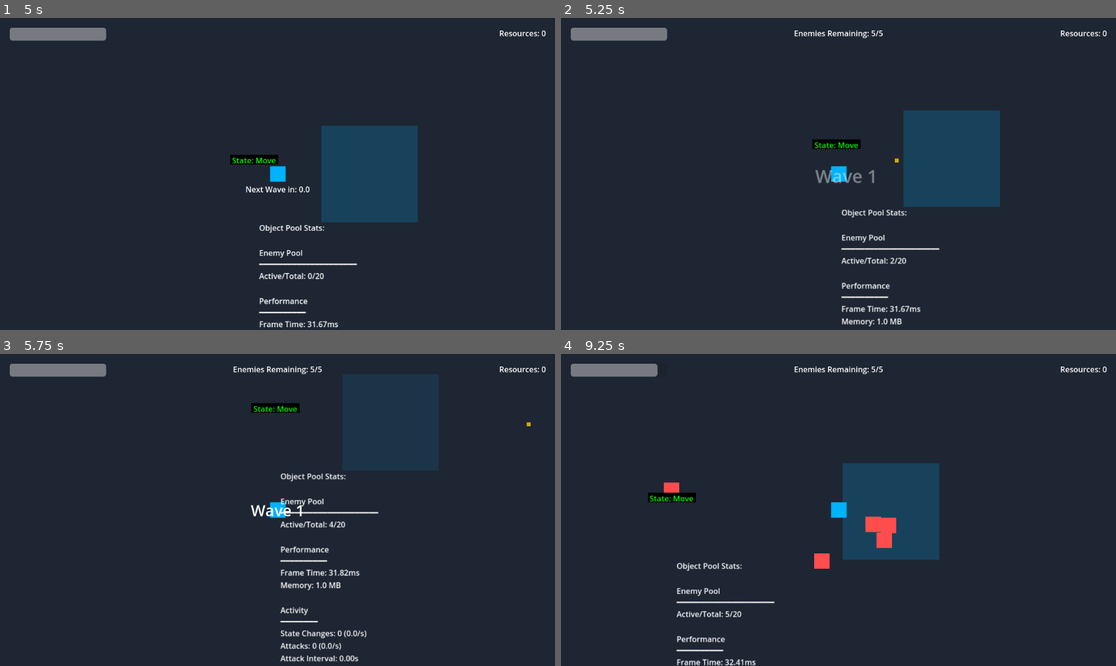
Above: before the commit, frames 1-4 (two rows, left to right).
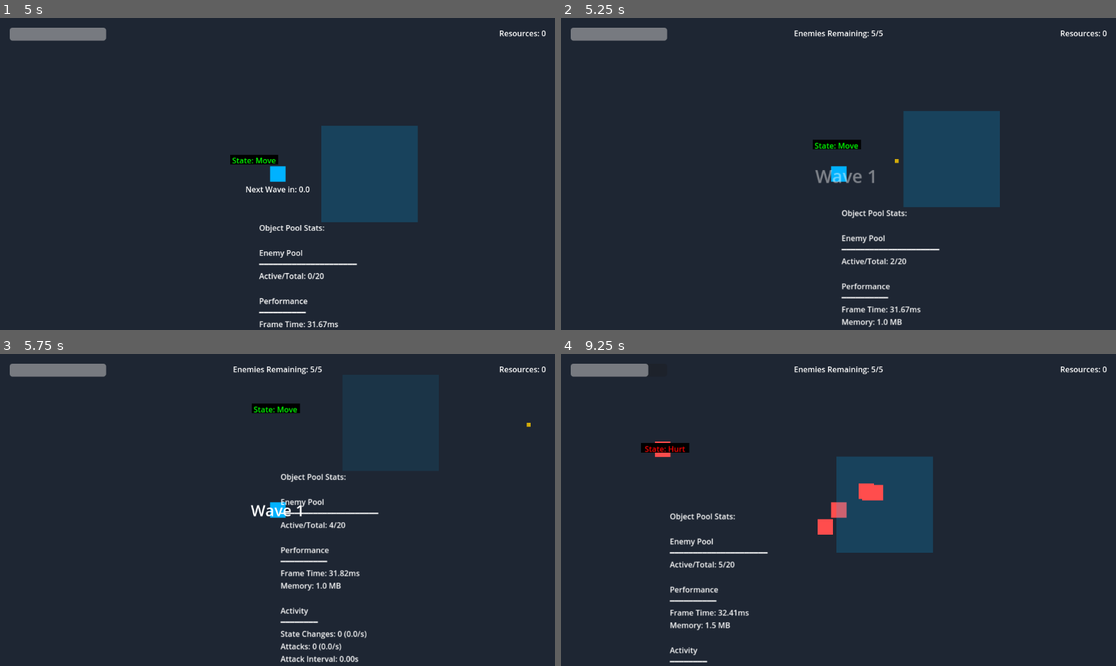
Above: after the commit, the same moments.

Repository: brian-cook/czgame
Game: Godot game, scene res://src/scenes/test/test_game.tscn
Same seed, same stepped clock (60 frames per second), same inputs: the game is played once before the commit and once after it.
Inputs (mouse positions are in pixels of both pictures, inside the frame that each line leads up to):
- Up to frame 1 (5 s): move the mouse to (399, 158) at 0.52 s; hold D (move_right) 0.53-1.28 s; click (399, 158) at 0.6 s; move the mouse to (166, 189) at 1.27 s; hold S (move_down) 1.28-2.03 s; tap Space (place_zone) at 1.35, 2.85, 4.35 s; move the mouse to (333, 105) at 2.02 s; hold D (move_right) 2.03-2.78 s; click (333, 105) at 2.1 s; move the mouse to (249, 236) at 2.77 s; hold W (move_up) 2.78-3.53 s; click (249, 236) at 2.92 s; move the mouse to (444, 220) at 3.52 s; hold A (move_left) from 3.53 s (still down); click (444, 220) at 3.6 s; move the mouse to (111, 127) at 4.27 s
- Up to frame 2 (5.25 s): move the mouse to (866, 174) at 5.02 s; release A (move_left) at 5.03 s; hold S (move_down) from 5.03 s (still down); click (866, 174) at 5.1 s
- Up to frame 3 (5.75 s): keep holding S (move_down)
- Up to frame 4 (9.25 s): move the mouse to (755, 432) at 5.77 s; release S (move_down) at 5.78 s; hold D (move_right) 5.78-6.53 s; tap Space (place_zone) at 5.85, 7.35, 8.85 s; move the mouse to (960, 494) at 6.52 s; hold W (move_up) 6.53-7.28 s; click (960, 494) at 6.6 s; move the mouse to (727, 525) at 7.27 s; hold D (move_right) 7.28-8.03 s; click (727, 525) at 7.42 s; move the mouse to (894, 441) at 8.02 s; hold S (move_down) 8.03-8.78 s; click (894, 441) at 8.1 s; move the mouse to (810, 572) at 8.77 s; hold A (move_left) from 8.78 s (still down)

Frame 1 is identical in both runs. In frame 2, 1.0% of the frame differs, in the area x 45-80%, y 29-100%; in frame 3, 1.5%; in frame 4, 4.8%, in the area x 14-69%, y 3-100%.

Commit message:
enemy dmg wave and tracking

Diff:
--- a/src/scenes/enemies/basic_enemy.tscn
+++ b/src/scenes/enemies/basic_enemy.tscn
@@ -13,7 +13,7 @@
 radius = 20.0
 
 [node name="BasicEnemy" type="CharacterBody2D"]
-collision_layer = 4
+collision_layer = 8
 collision_mask = 7
 script = ExtResource("1_enemy")
 
@@ -39,12 +39,12 @@
 offset_bottom = 16.0
 color = Color(1, 0.3, 0.3, 1)
 
-[node name="Hitbox" type="Area2D" parent="."]
-collision_layer = 4
-collision_mask = 2
+[node name="Hurtbox" type="Area2D" parent="."]
+collision_layer = 8
+collision_mask = 4
 
-[node name="CollisionShape2D" type="CollisionShape2D" parent="Hitbox"]
+[node name="CollisionShape2D" type="CollisionShape2D" parent="Hurtbox"]
 shape = SubResource("CircleShape2D_2")
 debug_color = Color(0.701961, 0, 0, 0.419608)
 
-[connection signal="area_entered" from="Hitbox" to="." method="_on_hitbox_area_entered"]
+[connection signal="area_entered" from="Hurtbox" to="." method="_on_hurtbox_area_entered"]
--- a/src/scenes/projectiles/projectile.tscn
+++ b/src/scenes/projectiles/projectile.tscn
@@ -8,7 +8,7 @@
 [node name="Projectile" type="Area2D"]
 z_index = 1
 collision_layer = 4  # Layer 3 for projectiles
-collision_mask = 8   # Layer 4 for enemies
+collision_mask = 8   # Layer 4 for enemies (updated)
 monitoring = true
 monitorable = true
 script = ExtResource("1_projectile")
--- a/src/scripts/enemies/basic_enemy.gd
+++ b/src/scripts/enemies/basic_enemy.gd
@@ -54,9 +54,18 @@
 	print("Enemy died")
 	enemy_died.emit()
 
-	# Return to pool instead of queue_free
+	# Use call_deferred for all physics-related cleanup
+	call_deferred("_handle_death")
+
+func _handle_death() -> void:
+	# These will be handled by the object pool manager
 	process_mode = Node.PROCESS_MODE_DISABLED
 	hide()
+
+	# Disable collision shapes
+	for child in get_children():
+		if child is CollisionShape2D or child is CollisionPolygon2D:
+			child.call_deferred("set_disabled", true)
 
 func attack() -> void:
 	if _target and _target.has_method("take_damage"):
@@ -106,11 +115,21 @@
 	# Clear target reference
 	_target = null
 
-	# Disconnect all signals
-	var connections = enemy_died.get_connections()
-	for conn in connections:
-		enemy_died.disconnect(conn.callable)
+	# Disconnect all signals safely
+	for connection in enemy_died.get_connections():
+		enemy_died.disconnect(connection.callable)
+	for connection in health_changed.get_connections():
+		health_changed.disconnect(connection.callable)
 
-	connections = health_changed.get_connections()
-	for conn in connections:
-		health_changed.disconnect(conn.callable)
+	# Reset collision state
+	process_mode = Node.PROCESS_MODE_DISABLED
+	hide()
+
+func _on_hurtbox_area_entered(area: Area2D) -> void:
+	# Cast the area to ProjectileBase first
+	var projectile := area as ProjectileBase
+	if projectile:  # Check if cast was successful
+		if projectile._source != self:  # Use _source instead of source
+			var knockback_direction = (global_position - projectile.global_position).normalized()
+			take_damage(projectile.damage, knockback_direction)
+			print("Enemy hit by projectile! Damage: ", projectile.damage)
--- a/src/scripts/managers/enemy_spawn_manager.gd
+++ b/src/scripts/managers/enemy_spawn_manager.gd
@@ -26,6 +26,7 @@
 var _spawn_timer: Timer
 var _stagger_timer: Timer
 var _total_enemies: int = 0
+var _active_enemies: Array[BasicEnemy] = []
 
 func initialize(object_pool: ObjectPoolManager, player: Node2D, wave_indicator: WaveIndicator = null) -> void:
 	_object_pool = object_pool
@@ -75,45 +76,94 @@
 	_total_enemies = enemy_count
 	_wave_in_progress = true
 
+	# Reset active enemies tracking
+	_active_enemies.clear()
+
 	if _wave_indicator:
 		_wave_indicator.update_progress(_enemies_remaining, _total_enemies)
 
-	for i in enemy_count:
-		_spawn_enemy()
-		_stagger_timer.start(0.2)  # Stagger spawns
-		await _stagger_timer.timeout
+	# Start spawning enemies
+	_spawn_next_enemy(enemy_count)
 
-func _spawn_enemy() -> void:
+	# Force pool stats sync after wave starts
+	if _object_pool:
+		_object_pool.call_deferred("_sync_pool_stats", "enemy")
+
+func _spawn_next_enemy(remaining: int) -> void:
+	if remaining <= 0:
+		return
+
+	var enemy = _spawn_enemy()
+	if enemy:
+		_active_enemies.append(enemy)
+
+	# Start timer for next enemy
+	_stagger_timer.start(0.2)  # Stagger spawns
+	_stagger_timer.timeout.connect(
+		func():
+			_spawn_next_enemy(remaining - 1)
+			# Sync stats after each spawn
+			if _object_pool:
+				_object_pool.call_deferred("_sync_pool_stats", "enemy"),
+		CONNECT_ONE_SHOT
+	)
+
+func _spawn_enemy() -> BasicEnemy:
 	if not _object_pool or not _player:
 		push_error("Spawn manager not properly initialized!")
-		return
+		return null
 
 	var enemy = _object_pool.get_object("enemy") as BasicEnemy
 	if enemy:
 		var spawn_pos = _get_spawn_position()
 
+		# Disconnect any existing connections first
+		for connection in enemy.enemy_died.get_connections():
+			enemy.enemy_died.disconnect(connection.callable)
+
 		# Apply wave-based scaling
 		_apply_wave_scaling(enemy)
 
 		enemy.initialize(spawn_pos)
-		enemy.enemy_died.connect(_on_enemy_died)
+		enemy.enemy_died.connect(_on_enemy_died.bind(enemy))
+		return enemy
 
-func _on_enemy_died() -> void:
-	_enemies_remaining -= 1
+	return null
+
+func _on_enemy_died(enemy: Node) -> void:
+	_enemies_remaining = max(0, _enemies_remaining - 1)
+	_active_enemies.erase(enemy)
+
+	# Return enemy to pool using call_deferred
+	if _object_pool and enemy:
+		call_deferred("_return_enemy_to_pool", enemy)
 
 	if _wave_indicator:
 		_wave_indicator.update_progress(_enemies_remaining, _total_enemies)
 
-	if _enemies_remaining <= 0:
+	print("Enemy died. Remaining: ", _enemies_remaining, " Active: ", _active_enemies.size())
+
+	# Only complete wave when all enemies are actually dead
+	if _enemies_remaining <= 0 and _active_enemies.is_empty():
+		print("Wave complete! Starting next wave after delay...")
 		_wave_in_progress = false
 		wave_completed.emit(_current_wave)
 		if _wave_indicator:
 			_wave_indicator.hide_progress()
 			_wave_indicator.show_wave_complete(_current_wave)
 
-		# Start next wave after delay
-		_spawn_timer.start(_wave_delay)
-		_spawn_timer.timeout.connect(start_next_wave, CONNECT_ONE_SHOT)
+		# Add a delay before starting next wave
+		get_tree().create_timer(_wave_delay).timeout.connect(
+			func():
+				print("Starting next wave...")
+				start_next_wave(),
+			CONNECT_ONE_SHOT
+		)
+
+# Add this helper function
+func _return_enemy_to_pool(enemy: Node) -> void:
+	if _object_pool:
+		_object_pool.return_object(enemy, "enemy")
 
 func _get_spawn_position() -> Vector2:
 	if not _player:
@@ -126,3 +176,16 @@
 	enemy.max_health += health_increase_per_wave * (_current_wave - 1)
 	enemy.damage += damage_increase_per_wave * (_current_wave - 1)
 	enemy.speed += speed_increase_per_wave * (_current_wave - 1)
+
+func _process(_delta: float) -> void:
+	# Verify pool stats periodically
+	if _object_pool and Engine.get_physics_frames() % 60 == 0:  # Check every second
+		var active_enemies = get_tree().get_nodes_in_group("enemies").filter(
+			func(e): return e.process_mode == Node.PROCESS_MODE_INHERIT
+		).size()
+
+		# Update pool stats if they don't match
+		var pool_stats = _object_pool._pool_stats.get("enemy", {})
+		if pool_stats and pool_stats.active != active_enemies:
+			pool_stats.active = active_enemies
+			print("Corrected enemy pool stats - Active count: ", active_enemies)
--- a/src/scripts/managers/object_pool_manager.gd
+++ b/src/scripts/managers/object_pool_manager.gd
@@ -153,13 +153,14 @@
 	for obj in pool:
 		if obj.process_mode == Node.PROCESS_MODE_DISABLED:
 			print("Found inactive object in pool:", pool_name)
-			if POOL_CONFIG[pool_name].batch_processing:
-				_activation_queue.append({"object": obj, "stats": stats})
-				obj.process_mode = Node.PROCESS_MODE_INHERIT
-				return obj
-			else:
-				_activate_object_internal(obj, stats)
-				return obj
+
+			# Update stats before activating
+			stats.active += 1
+			stats.peak_usage = max(stats.peak_usage, stats.active)
+
+			obj.process_mode = Node.PROCESS_MODE_INHERIT
+			_activate_object_internal(obj, stats)
+			return obj
 
 	print("No inactive objects found in pool:", pool_name)
 	# If no inactive objects, try to expand pool
@@ -208,11 +209,25 @@
 		push_error("Invalid object return to pool: " + pool_name)
 		return
 
-	if POOL_CONFIG[pool_name].batch_processing:
-		_deactivation_queue.append({"object": obj, "pool_name": pool_name})
-		obj.process_mode = Node.PROCESS_MODE_DISABLED  # Immediately disable processing
+	var stats = _pool_stats[pool_name]
+
+	# Update stats first
+	stats.active = max(0, stats.active - 1)
+
+	# Use call_deferred to avoid physics callback issues
+	if obj is CollisionObject2D:
+		obj.call_deferred("set_process_mode", Node.PROCESS_MODE_DISABLED)
+		obj.call_deferred("hide")
 	else:
-		_deactivate_object_internal(obj, pool_name)
+		obj.process_mode = Node.PROCESS_MODE_DISABLED
+		obj.hide()
+
+	# Reset object state
+	if obj.has_method("reset"):
+		obj.call_deferred("reset")
+
+	# Sync stats after object return
+	call_deferred("_sync_pool_stats", pool_name)
 
 func _deactivate_object_internal(obj: Node, pool_name: String) -> void:
 	var stats = _pool_stats[pool_name]
@@ -642,3 +657,44 @@
 
 		if (Time.get_ticks_usec() - start_time) > max_process_time:
 			break
+
+# Add this function to help debug pool stats
+func _debug_pool_stats(pool_name: String) -> void:
+	var stats = _pool_stats[pool_name]
+	var active_count = 0
+	var pool = _pools[pool_name]
+
+	# Count actual active objects
+	for obj in pool:
+		if obj.process_mode == Node.PROCESS_MODE_INHERIT:
+			active_count += 1
+
+	print("Pool Stats for %s:" % pool_name)
+	print("- Recorded active: ", stats.active)
+	print("- Actual active: ", active_count)
+	print("- Total: ", stats.total)
+
+	# Auto-correct if needed
+	if active_count != stats.active:
+		print("Correcting active count from %d to %d" % [stats.active, active_count])
+		stats.active = active_count
+
+# Add this function to sync pool stats
+func _sync_pool_stats(pool_name: String) -> void:
+	if not _pools.has(pool_name):
+		return
+
+	var stats = _pool_stats[pool_name]
+	var pool = _pools[pool_name]
+	var active_count = 0
+
+	# Count actual active objects
+	for obj in pool:
+		if obj.process_mode == Node.PROCESS_MODE_INHERIT:
+			active_count += 1
+
+	# Update stats if they don't match
+	if stats.active != active_count:
+		print("Syncing %s pool stats - Active: %d -> %d" % [pool_name, stats.active, active_count])
+		stats.active = active_count
+		stats.peak_usage = max(stats.peak_usage, active_count)
--- a/src/scripts/weapons/projectile_base.gd
+++ b/src/scripts/weapons/projectile_base.gd
@@ -106,26 +106,26 @@
     if not _initialized or not area or not area.owner:
         return
 
-    if area.owner != _source and area.owner.has_method("take_damage"):
-        if area.owner not in pierced_targets:
-            _handle_collision(area)
+    # Check if we hit an enemy's hurtbox
+    if area.get_parent() is BasicEnemy:
+        var enemy = area.get_parent() as BasicEnemy
+        if enemy != _source:  # Don't hit the source
+            _handle_collision(enemy)
+            print("Projectile hit enemy!")
 
-func _handle_collision(area: Area2D) -> void:
-    var target = area.owner
-    if target.has_method("take_damage"):
-        target.take_damage(damage, _direction)
-        hit_target.emit(target)
+func _handle_collision(enemy: BasicEnemy) -> void:
+    if enemy.has_method("take_damage"):
+        var knockback_direction = (enemy.global_position - global_position).normalized()
+        enemy.take_damage(damage, knockback_direction)
+        hit_target.emit(enemy)
 
-    pierced_targets.append(target)
-    if pierced_targets.size() >= pierce_count:
-        _handle_cleanup()
+        pierced_targets.append(enemy)
+        if pierced_targets.size() >= pierce_count:
+            _handle_cleanup()
 
 func _handle_cleanup(force: bool = false) -> void:
     if not _initialized or _cleanup_scheduled:
         return
-
-    var current_time = Time.get_ticks_msec() / 1000.0
-    var time_alive = current_time - _creation_time
 
     # Only allow cleanup after minimum lifetime unless forced by lifetime expiry
     if force or time_alive >= MIN_LIFETIME:
